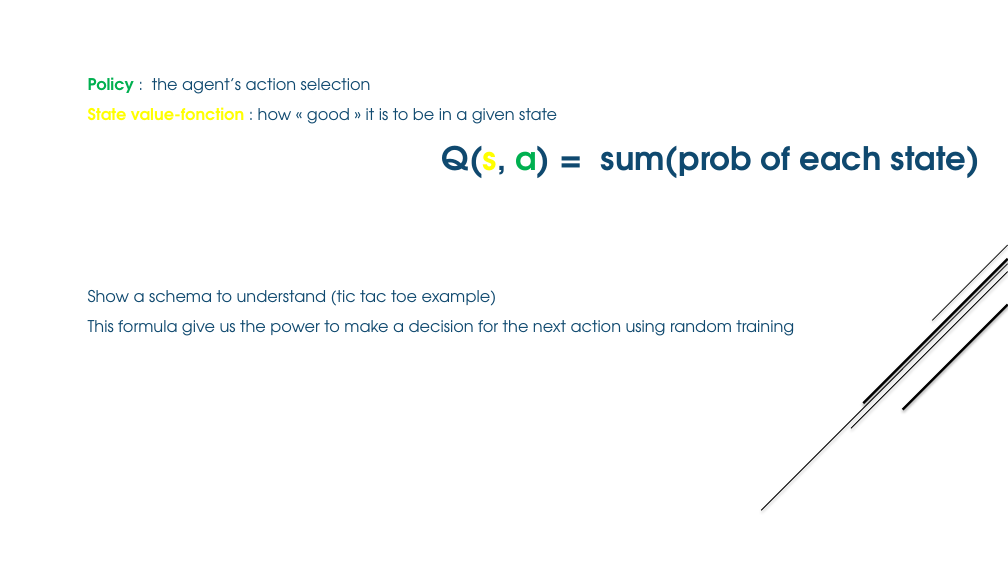
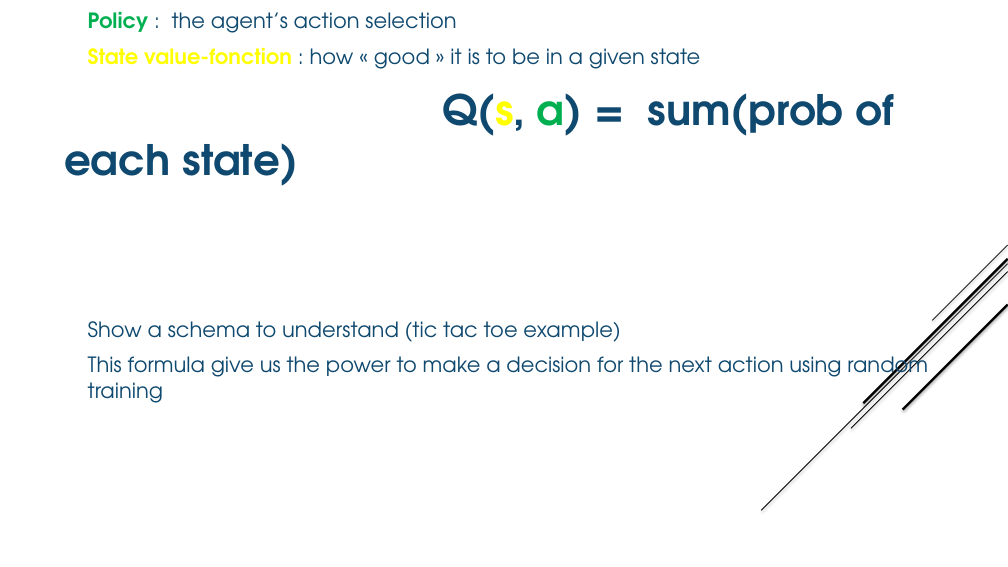
Before and after one commit to jnguyen1192/SIA, a slide deck: slide 5 of SAI_presentation_libre_office.pptx. Drawn at 1008x567 pixels with LibreOffice and Linux fonts; fonts in the diff are those of the drawing. Boxes give left, top, right and bottom in pixels: in the first picture for what was removed or moved away, otherwise in the second. Text is boxed around its words. In the diff, an @@ line names an element or a change of style, - is before the commit and + after.

```diff
--- a/SAI_presentation_libre_office.pptx
+++ b/SAI_presentation_libre_office.pptx
@@ text "Policy : the agent’s action ..." at <box>88,12,928,403</box>: size 15.4 to 20 pt in "Policy : the agent’s action selection", "State value-fonction : how « good » ...", "Show a schema to understand (tic tac ...", "This formula give us the power to ..."; size 30.8 to 40 pt in "Q(s, a) = sum(prob of each state)" @@
@@ text added at <box>64,401,368,466</box>, 36 pt, text #FFFFFF @@
+REINFORCEMENT LEARNING
```
Also in this commit, not shown: 2 other slides changed.
